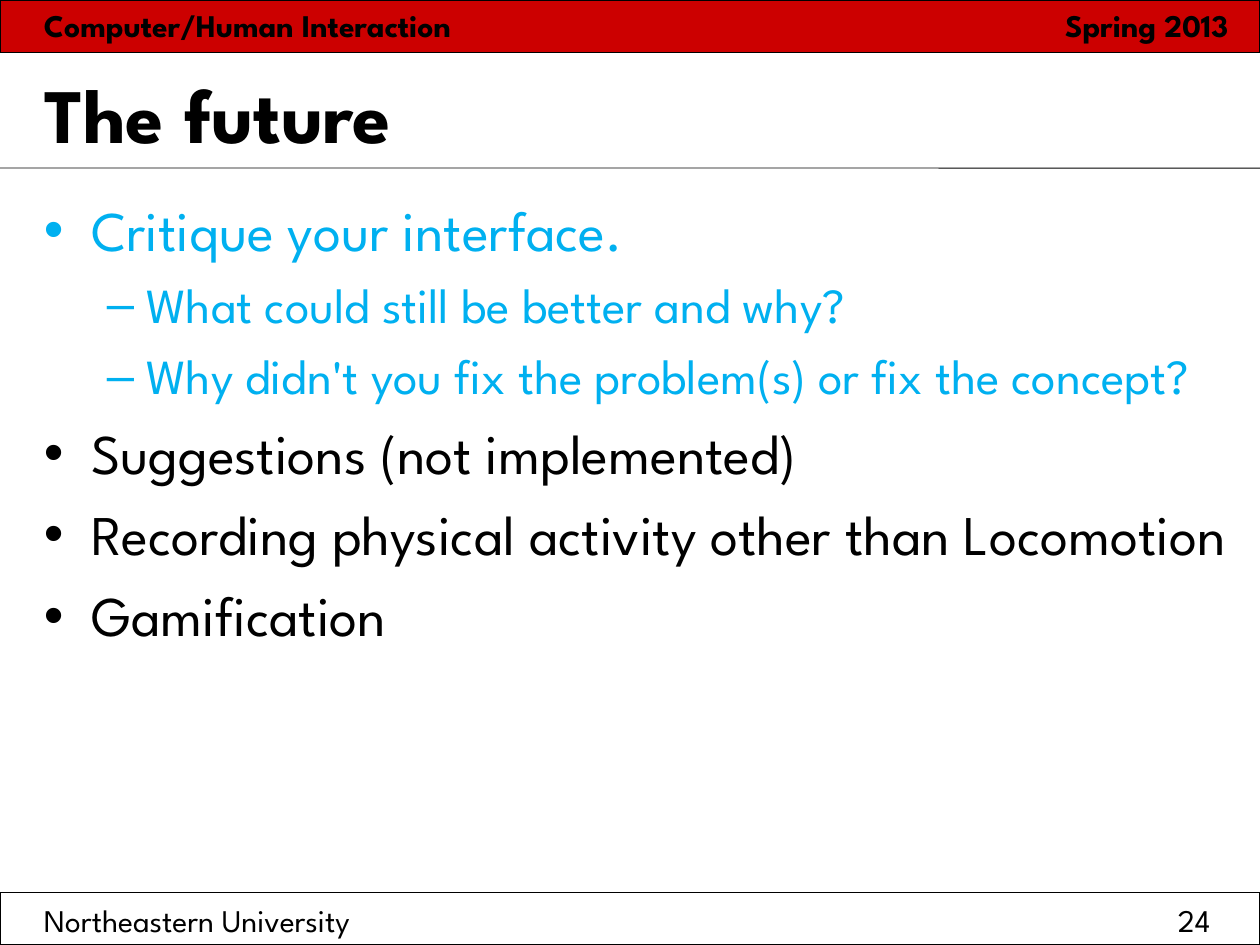
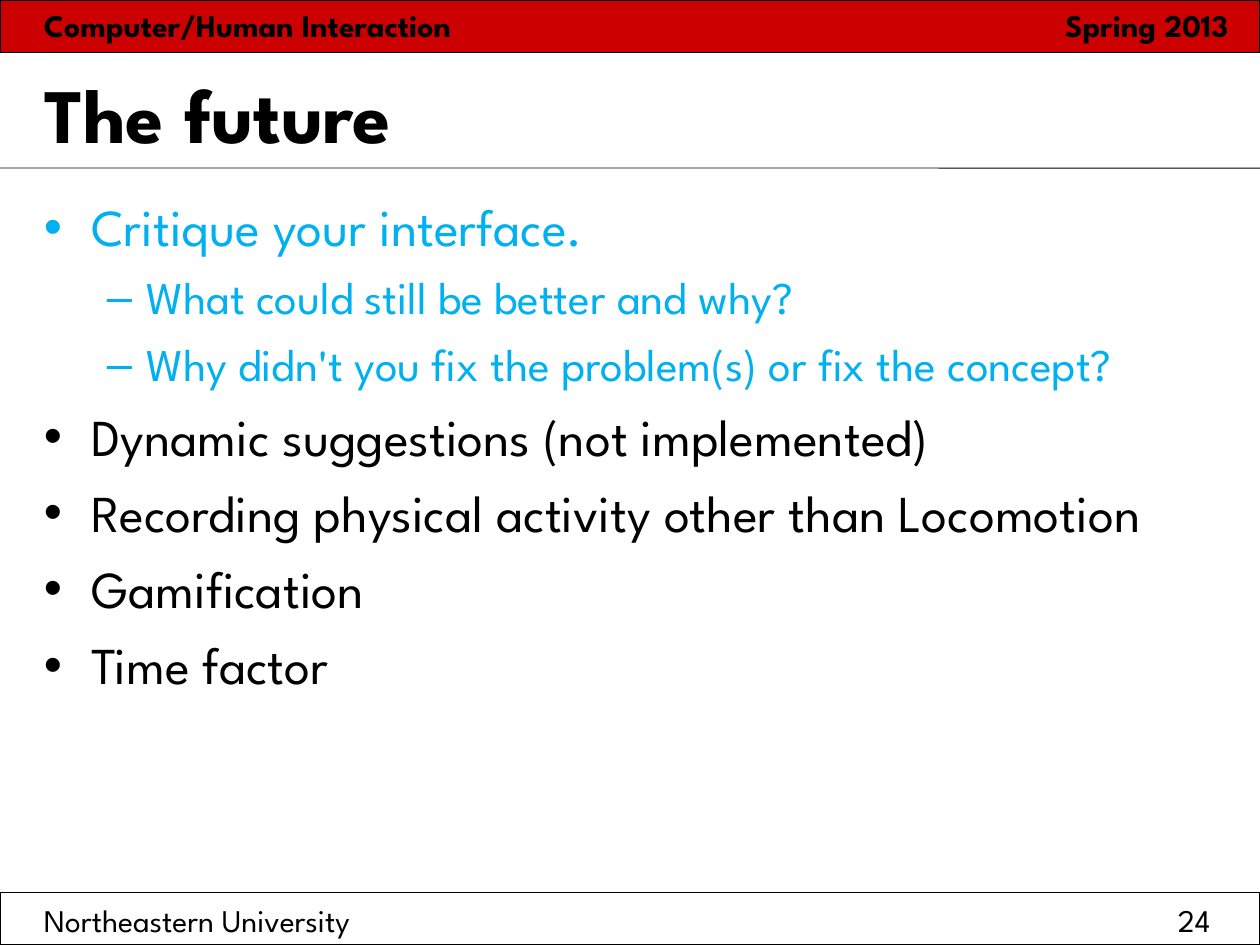
Before and after one commit to hci2014/sandbox, a slide deck: slide 24 of FinalPresentationTemplate.ppt. Drawn at 1260x945 pixels with LibreOffice and Linux fonts; fonts in the diff are those of the drawing. Boxes give left, top, right and bottom in pixels: in the first picture for what was removed or moved away, otherwise in the second. Text is boxed around its words. In the diff, an @@ line names an element or a change of style, - is before the commit and + after.

```diff
--- a/FinalPresentationTemplate.ppt
+++ b/FinalPresentationTemplate.ppt
@@ text at bbox=[91, 209, 1140, 609]: size 32 to 29.6 pt in "Critique your interface.", "Recording physical activity other than Locomotion", "Gamification"; size 28 to 25.9 pt in "What could still be better and why?", "Why didn't you fix the problem(s) or ..." @@
@@ text at bbox=[91, 420, 928, 468]: text changed; size 32 to 29.6 pt @@
-• Suggestions (not implemented)
+• Dynamic suggestions (not implemented)
@@ text at bbox=[91, 647, 329, 685]: paragraph added @@
+• Time factor
```
Also in this commit, not shown: 9 other slides changed, 1 other file.
